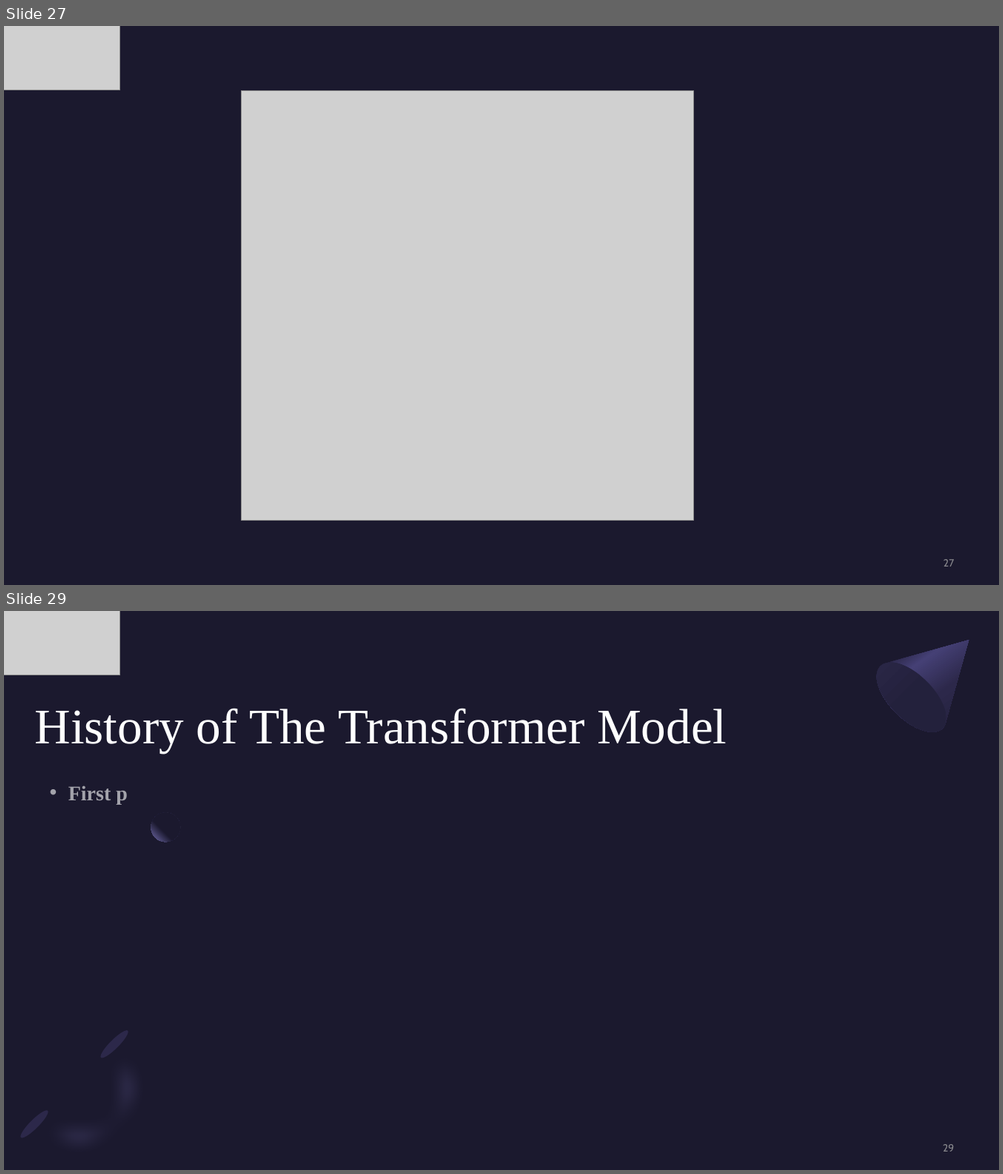
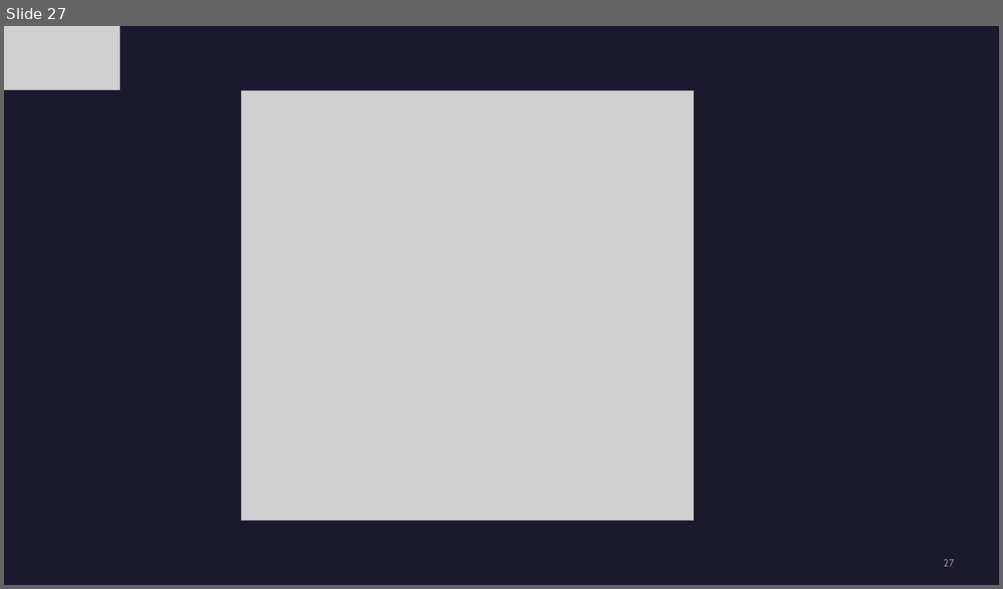
Before and after one commit to kiranes8c/CNTT2, a slide deck: DOC/Tuan 1 - Tìm hiểu machine translation.pptx. Shown one above the other, each under a label of ours: slides 27 and 29 before the commit, slide 27 after it; the slides between them are not shown. The pictures are 1003x1174 and 1003x589 pixels, drawn with LibreOffice and Linux fonts; fonts in the diff are those of the drawing; grey boxes stand for pictures. Boxes give left, top, right and bottom in pixels: in the first picture for what was removed or moved away, otherwise in the second. Text is boxed around its words. In the diff, an @@ line names an element or a change of style, - is before the commit and + after.

```diff
--- a/DOC/Tuan 1 - Tìm hiểu machine translation.pptx
+++ b/DOC/Tuan 1 - Tìm hiểu machine translation.pptx
@@ slide 29 removed at box(4, 611, 999, 1170), background #1B192E @@
@@ picture removed at box(4, 611, 119, 675) @@
@@ freeform shape removed at box(865, 611, 999, 744) @@
@@ ellipse removed at box(864, 651, 958, 744) @@
@@ title removed at box(35, 708, 726, 753) @@
-History of The Transformer Model
@@ text removed at box(68, 786, 128, 804) @@
-• First p
@@ ellipse removed at box(151, 812, 180, 842) @@
@@ freeform shape removed at box(12, 1022, 183, 1170) @@
@@ ellipse removed at box(98, 1028, 131, 1062) @@
@@ ellipse removed at box(18, 1108, 51, 1142) @@
@@ page number removed at box(942, 1145, 953, 1152) @@
-29
```
Also in this commit, not shown: 1 slide changed, 6 slides added, 2 other slides removed.
